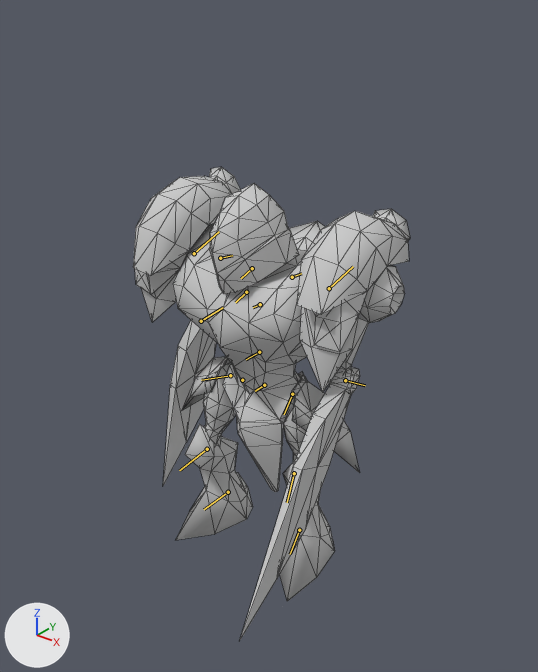
An edit to the FBX model Engine/GameTemplate/GameTemplate/Game/Assets/modelData/Player.fbx, drawn before and after from the same camera.
Rendered twice from a 50 mm lens placed at (5.18, -6.53, 7.76), pointed at (-0.09, 0.06, 3.68). The axes (+X, +Y, +Z) are drawn at lower left. The lights are the same throughout. Both versions are drawn at frame 123 of the action 'Take 001'; the numbers are the values there. The bones that bend it are drawn over the model as lines. Mesh edges are drawn as thin lines.

Names of what the first picture shows: 'BlackTitan'.
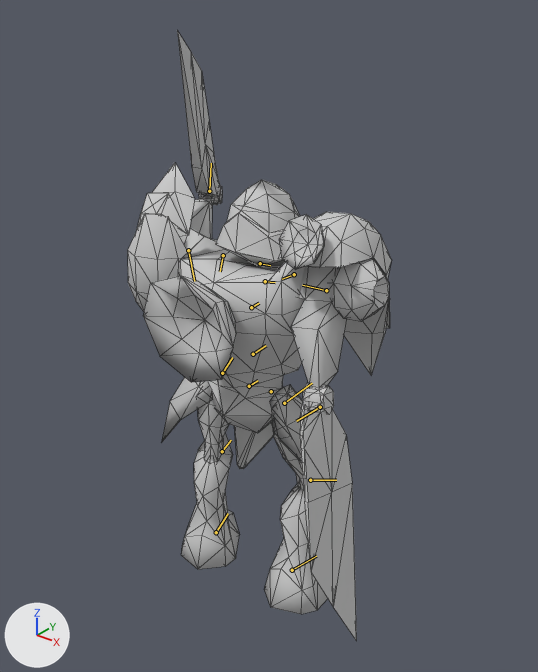
Where the change shows, as pixel boxes [x1, y1, x2, y2] in the pictures (538 x 672 px):
'BlackTitan', posed (29% taller): before [133, 167, 410, 640]; after [128, 30, 391, 641]
bone 'Bip001', root to tip: before (242, 380) to (242, 380); after (271, 391) to (271, 391)
bone 'Bip001 Spine1', root to tip: before (260, 304) to (253, 307); after (251, 307) to (259, 303)
bone 'Bip001 Neck', root to tip: before (246, 292) to (235, 302); after (265, 281) to (275, 282)
bone 'Bip001 L Clavicle', root to tip: before (292, 277) to (301, 273); after (223, 255) to (220, 271)
bone 'Bip001 L UpperArm', root to tip: before (329, 288) to (353, 266); after (188, 250) to (194, 281)
bone 'Bip001 L Forearm', root to tip: before (345, 380) to (365, 385); after (209, 191) to (211, 163)
bone 'Bip001 R Clavicle', root to tip: before (220, 258) to (232, 255); after (294, 274) to (282, 279)
bone 'Bip001 R UpperArm', root to tip: before (194, 253) to (219, 231); after (326, 290) to (302, 285)
bone 'Bip001 R Forearm', root to tip: before (201, 321) to (223, 307); after (320, 407) to (296, 421)
bone 'Bip001 Head', root to tip: before (252, 268) to (241, 278); after (260, 263) to (270, 265)

The edits, one by one:
Bone 'Bip001' (bone_bip001) moves from (-0.9, 0.9, -1.3) to (-0.9, 20.1, -1.3).
Bone 'Bip001' (bone_bip001) turns from (0, 0, -180) to (0, 0, 0) degrees about its own x, y and z.
Bone 'Bip001 Spine1' (bone_bip001_spine1) turns from (0, 0, -3) to (0, 0, -2) degrees about its own x, y and z.
Bone 'Bip001 Neck' (bone_bip001_neck) turns from (0, 0, 23) to (0, 0, 24) degrees about its own x, y and z.
Bone 'Bip001 L Clavicle' (bone_bip001_l_clavicle) turns from (-23, 2, -1) to (-85, 5, 8) degrees about its own x, y and z.
Bone 'Bip001 L UpperArm' (bone_bip001_l_upperarm) turns from (2, 4, 11) to (-3, -10, -51) degrees about its own x, y and z.
Bone 'Bip001 L Forearm' (bone_bip001_l_forearm) turns from (0, 0, 0) to (7, 4, -63) degrees about its own x, y and z.
Bone 'Bip001 R Clavicle' (bone_bip001_r_clavicle) turns from (23, -9, 5) to (22, -9, 5) degrees about its own x, y and z.
Bone 'Bip001 R UpperArm' (bone_bip001_r_upperarm) turns from (-6, 15, 23) to (-6, 15, 25) degrees about its own x, y and z.
Bone 'Bip001 R Forearm' (bone_bip001_r_forearm) turns from (0, 0, 21) to (0, 0, 22) degrees about its own x, y and z.
Bone 'Bip001 Head' (bone_bip001_head) turns from (-3, 1, -1) to (-3, 1, 1) degrees about its own x, y and z.
